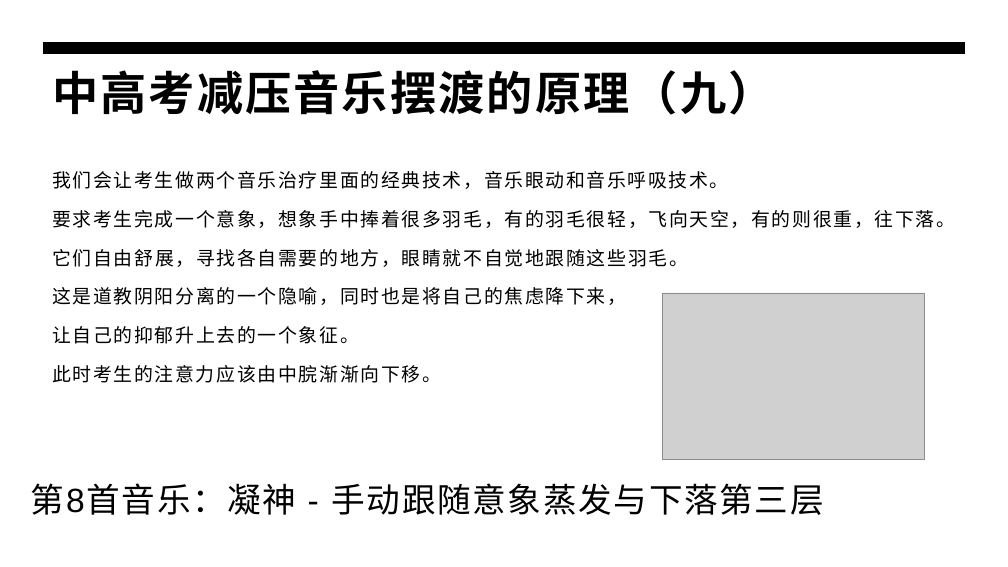
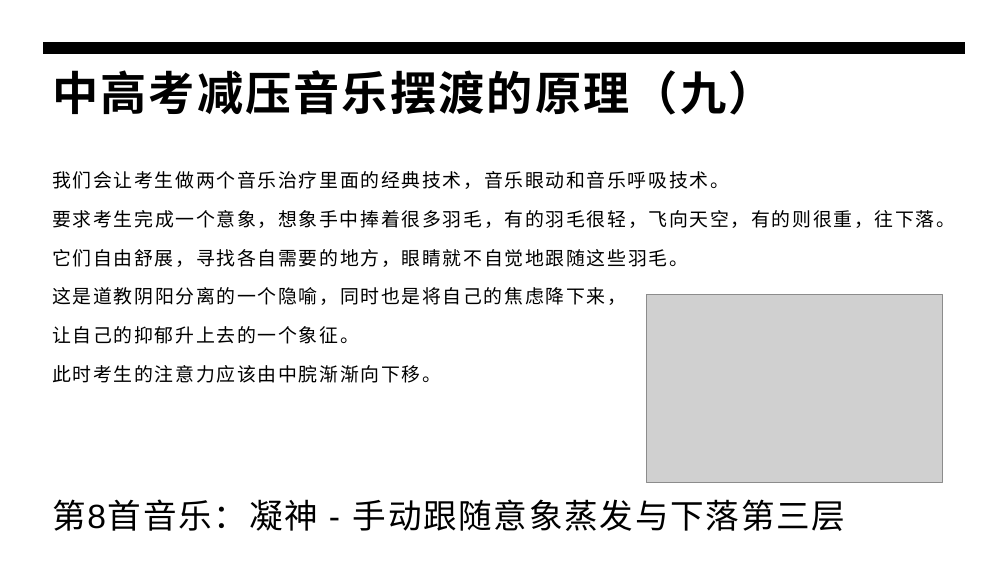
Before and after one commit to panxibei/writing, a slide deck: slide 29 of 44_心理学/30_浥尘伙伴社团原创：中高考音乐减压心理训练/PPT制作素材/浥尘伙伴社团：中高考音乐减压心理训练.pptx (slide 22 before the commit). Drawn at 1008x567 pixels with LibreOffice and Linux fonts; fonts in the diff are those of the drawing; grey boxes stand for pictures. Boxes give left, top, right and bottom in pixels: in the first picture for what was removed or moved away, otherwise in the second. Text is boxed around its words. In the diff, an @@ line names an element or a change of style, - is before the commit and + after.

```diff
--- a/44_心理学/30_浥尘伙伴社团原创：中高考音乐减压心理训练/PPT制作素材/浥尘伙伴社团：中高考音乐减压心理训练.pptx
+++ b/44_心理学/30_浥尘伙伴社团原创：中高考音乐减压心理训练/PPT制作素材/浥尘伙伴社团：中高考音乐减压心理训练.pptx
@@ picture: place and size @@
-picture at box(663, 293, 925, 460)
+picture at box(647, 294, 942, 482)
@@ text "第8首音乐：凝神 - 手动跟随意象蒸发与下落第三层": place and size @@
-text "第8首音乐：凝神 - 手动跟随意象蒸发与下落第三层" at box(31, 483, 824, 515)
+text "第8首音乐：凝神 - 手动跟随意象蒸发与下落第三层" at box(52, 499, 846, 531)
```
Also in this commit, not shown: 17 other slides changed, 12 other files.
